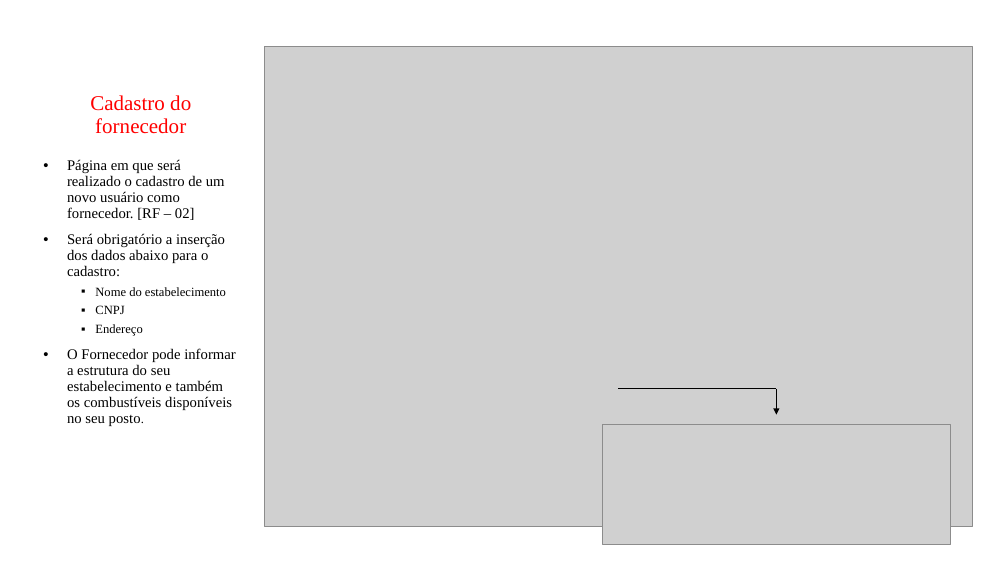
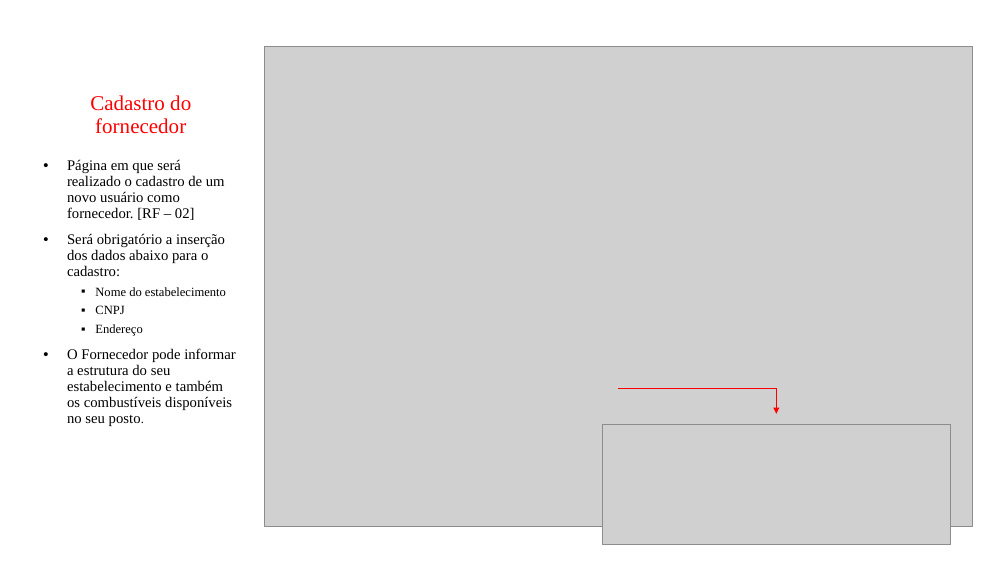
Before and after one commit to ICEI-PUC-Minas-PMV-ADS/pmv-ads-2021-2-e1-proj-web-t5-g3-controle-precos, a slide deck: slide 5 of Apresentação do projeto.pptx. Drawn at 1008x567 pixels with LibreOffice and Linux fonts; fonts in the diff are those of the drawing; grey boxes stand for pictures. Boxes give left, top, right and bottom in pixels: in the first picture for what was removed or moved away, otherwise in the second. Text is boxed around its words. In the diff, an @@ line names an element or a change of style, - is before the commit and + after.

```diff
--- a/Apresentação do projeto.pptx
+++ b/Apresentação do projeto.pptx
@@ line (619, 388) - (777, 388): stroke #000000 0.5 pt to #FF0000 0.5 pt @@
@@ arrow (777, 388) - (777, 414): stroke #000000 0.5 pt to #FF0000 0.5 pt @@
```
Also in this commit, not shown: 1 other slide changed, 1 slide added, 1 slide removed.
